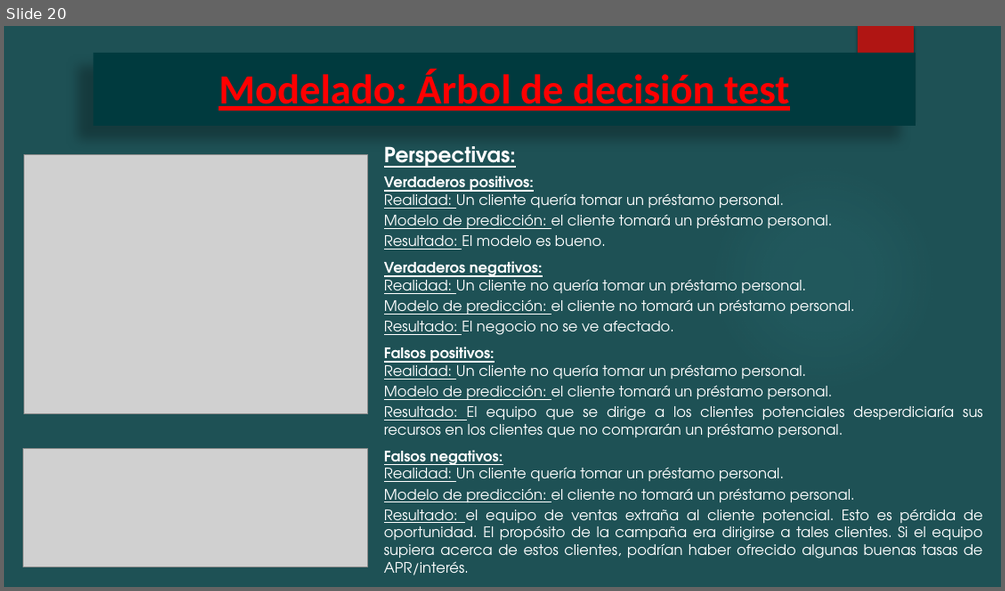
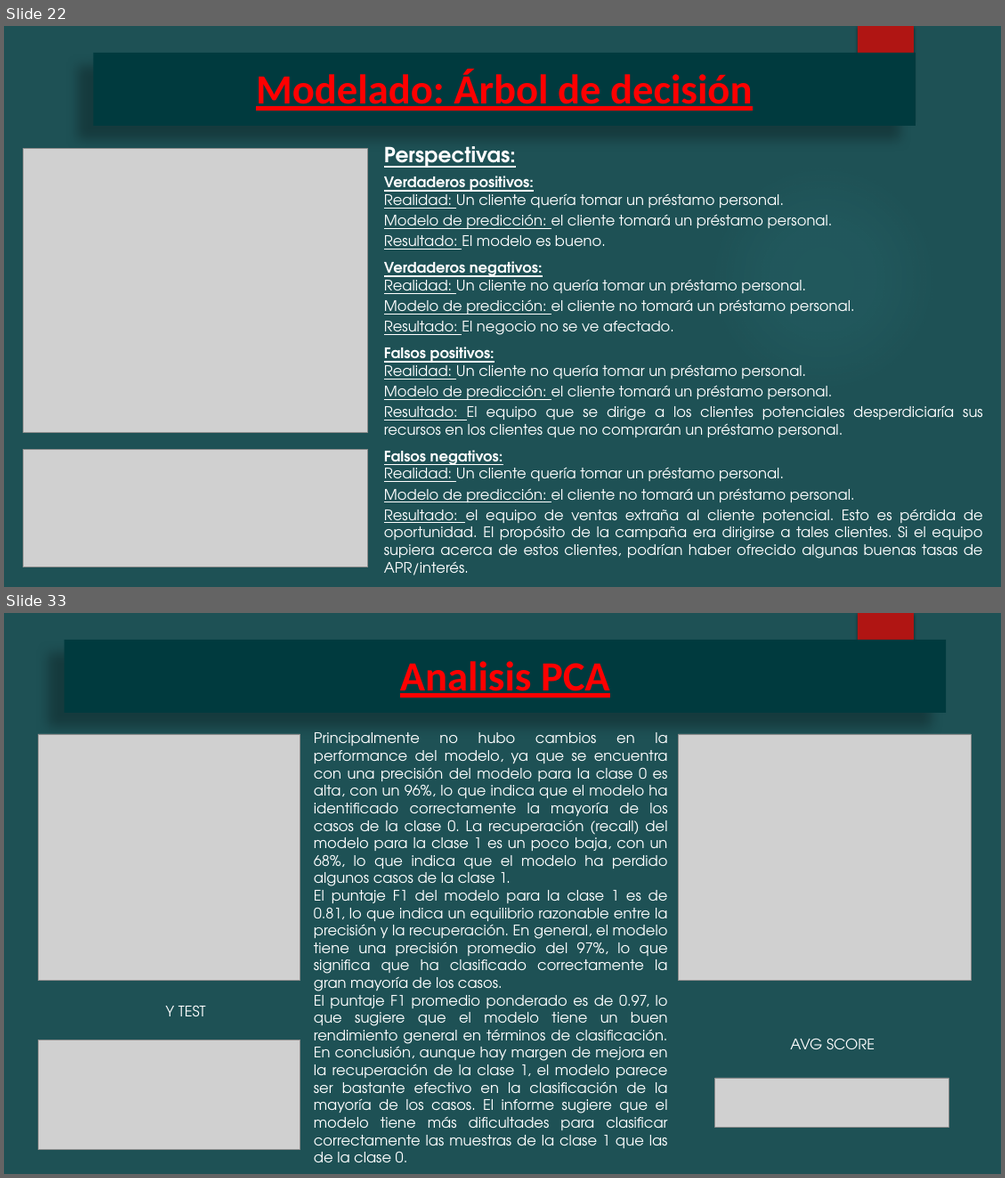
Before and after one commit to Augustobar1991/Proyecto-Coderhouse-Data-Science, a slide deck: Bank/Entrega/Modelado de Prestamos Personales Thera Bank.pptx. Shown one above the other, each under a label of ours: slide 20 before the commit, slides 22 and 33 after it; the slides between them are not shown. The pictures are 1005x591 and 1005x1178 pixels, drawn with LibreOffice and Linux fonts; fonts in the diff are those of the drawing; grey boxes stand for pictures; background and template pictures are left out. Boxes give left, top, right and bottom in pixels: in the first picture for what was removed or moved away, otherwise in the second. Text is boxed around its words. In the diff, an @@ line names an element or a change of style, - is before the commit and + after.

Commit message:
Entrega Final

```diff
--- a/Bank/Entrega/Modelado de Prestamos Personales Thera Bank.pptx
+++ b/Bank/Entrega/Modelado de Prestamos Personales Thera Bank.pptx
@@ slide 33 added at box(4, 613, 1001, 1174), background #1E5155; not listed: 2 template elements that a slide beside it also shows @@
@@ title added at box(64, 639, 946, 713), fill #003A3E, 40 pt, text #FF0000, bold, underline @@
+Analisis PCA
@@ picture added at box(39, 734, 300, 981) @@
@@ text added at box(314, 732, 668, 1162), 14 pt, text #FFFFFF @@
+Principalmente no hubo cambios en la performance del modelo, ya que se encuentra con una precisión del modelo para la clase 0 es alta, con un 96%, lo que indica que el modelo ha identificado correctamente la mayoría de los casos de la clase 0. La recuperación (recall) del modelo para la clase 1 es un poco baja, con un 68%, lo que indica que el modelo ha perdido algunos casos de la clase 1.
+El puntaje F1 del modelo para la clase 1 es de 0.81, lo que indica un equilibrio razonable entre la precisión y la recuperación. En general, el modelo tiene una precisión promedio del 97%, lo que significa que ha clasificado correctamente la gran mayoría de los casos.
+El puntaje F1 promedio ponderado es de 0.97, lo que sugiere que el modelo tiene un buen rendimiento general en términos de clasificación. En conclusión, aunque hay margen de mejora en la recuperación de la clase 1, el modelo parece ser bastante efectivo en la clasificación de la mayoría de los casos. El informe sugiere que el modelo tiene más dificultades para clasificar correctamente las muestras de la clase 1 que las de la clase 0.
@@ picture added at box(679, 734, 971, 981) @@
@@ text added at box(166, 1005, 206, 1016), 14 pt, text #FFFFFF @@
+Y TEST
@@ picture added at box(39, 1039, 300, 1149) @@
@@ text added at box(790, 1038, 874, 1049), 14 pt, text #FFFFFF @@
+AVG SCORE
@@ picture added at box(715, 1078, 949, 1127) @@
@@ what was slide 20 is now slide 22 @@
@@ slide 22 changed as well @@
@@ title at box(256, 69, 752, 111): text changed @@
-Modelado: Árbol de decisión test
+Modelado: Árbol de decisión
@@ picture: place and size @@
-picture at box(24, 155, 368, 414)
+picture at box(24, 149, 368, 432)
```
Also in this commit, not shown: 9 other slides changed, 14 other slides added, 2 other files.
